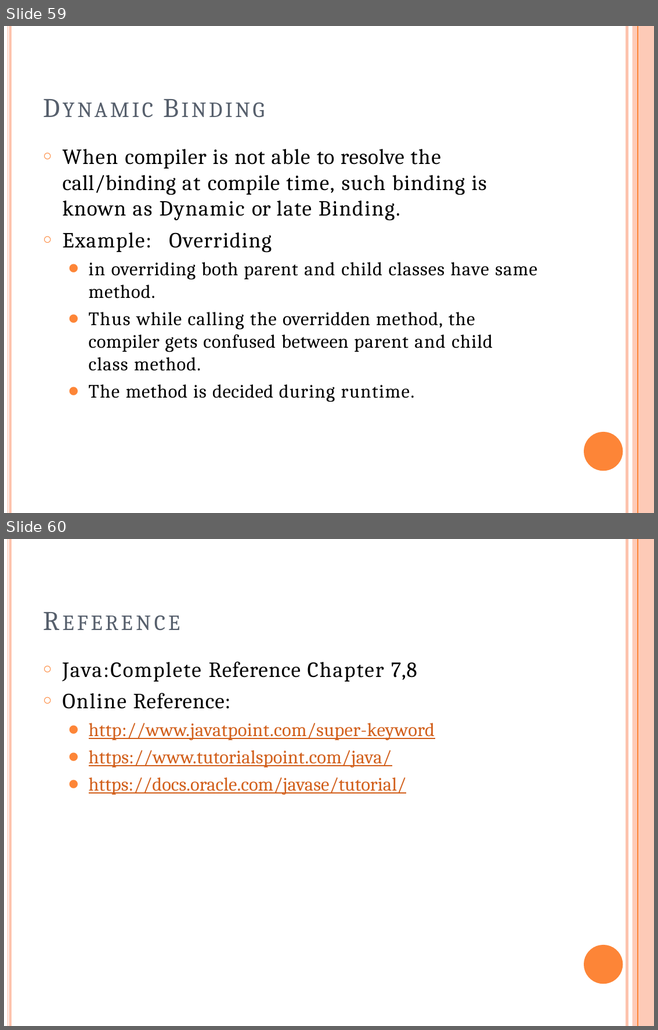
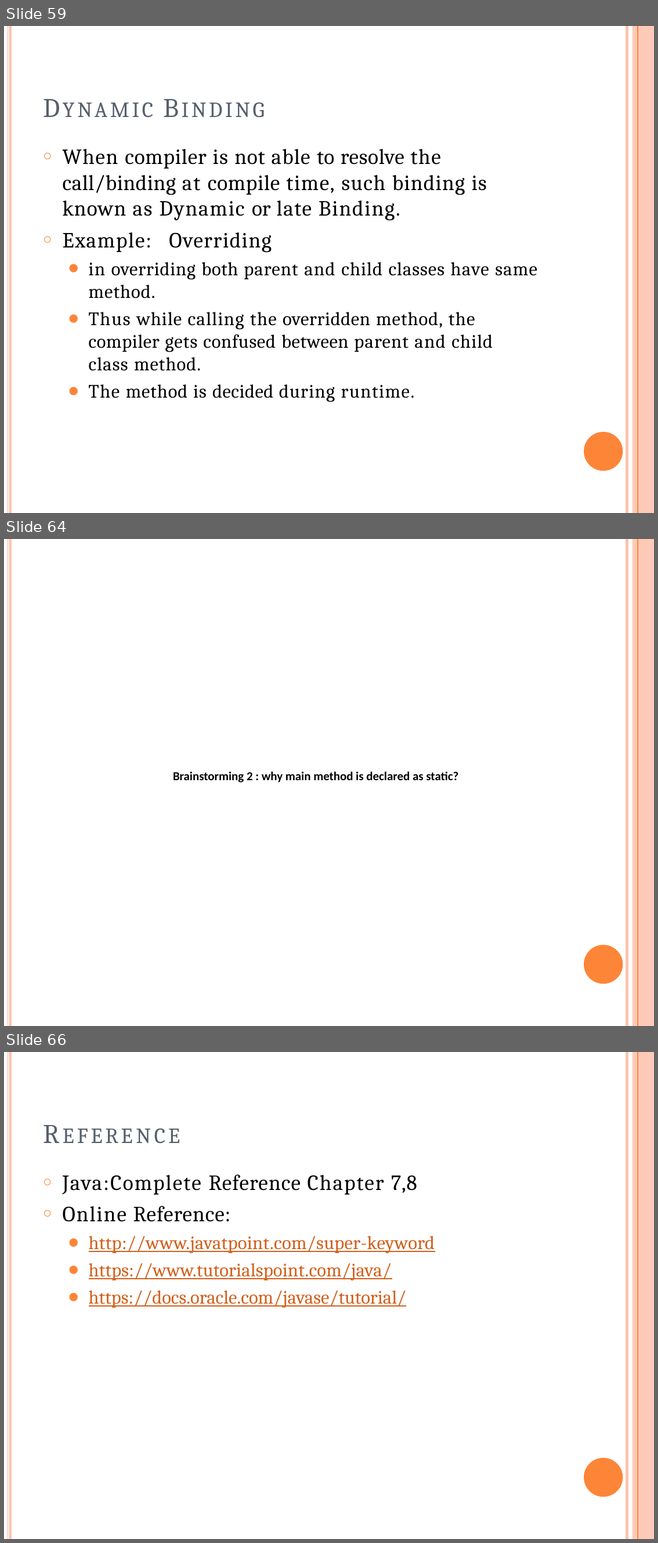
Before and after one commit to ashrafulparan2/UIU-Resources, a slide deck: OOP Theory materials-Spring_26/Mid/Lecture4_OOPPrinciples.pptx. Shown one above the other, each under a label of ours: slides 59 and 60 before the commit, slides 59, 64 and 66 after it; the slides between them are not shown. The pictures are 658x1030 and 658x1543 pixels, drawn with LibreOffice and Linux fonts; fonts in the diff are those of the drawing. Boxes give left, top, right and bottom in pixels: in the first picture for what was removed or moved away, otherwise in the second. Text is boxed around its words. In the diff, an @@ line names an element or a change of style, - is before the commit and + after.

```diff
--- a/OOP Theory materials-Spring_26/Mid/Lecture4_OOPPrinciples.pptx
+++ b/OOP Theory materials-Spring_26/Mid/Lecture4_OOPPrinciples.pptx
@@ slide 64 added at (4,539,654,1026), background #FFFFFF; not listed: 5 template elements that a slide beside it also shows @@
@@ text added at (173,772,458,783), 13.5 pt, text #000000, bold @@
+Brainstorming 2 : why main method is declared as static?
@@ what was slide 60 is now slide 66 @@
```
Also in this commit, not shown: 5 other slides added, 3 other files.
